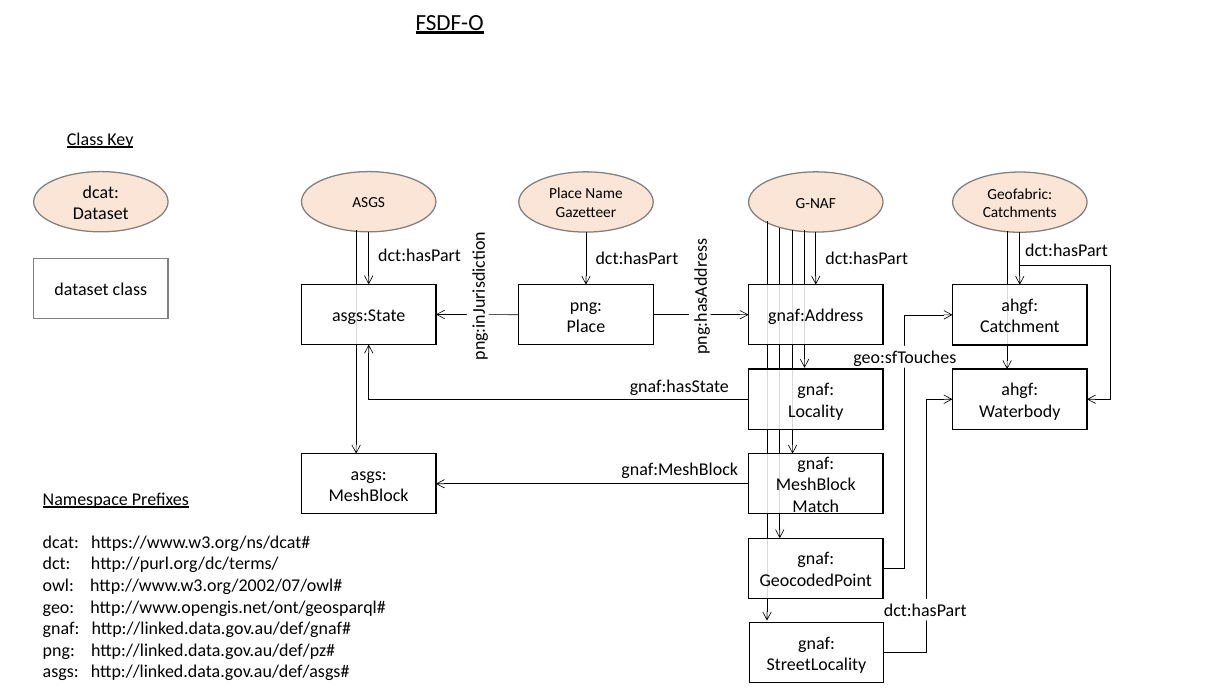
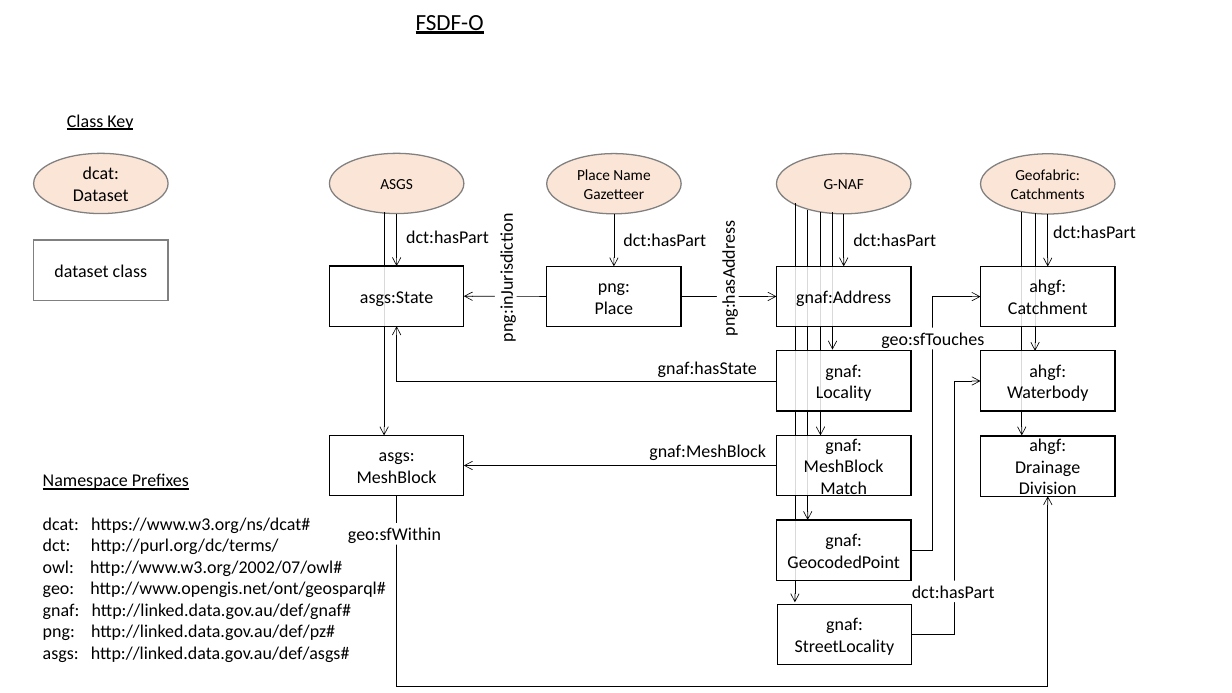
Before and after one commit to GeoscienceAustralia/fsdf-ont, a slide deck: slide 8 of docs/fsdf-ont-images.pptx (slide 7 before the commit). Drawn at 1232x693 pixels with LibreOffice and Linux fonts; fonts in the diff are those of the drawing. Boxes give left, top, right and bottom in pixels: in the first picture for what was removed or moved away, otherwise in the second. Text is boxed around its words. In the diff, an @@ line names an element or a change of style, - is before the commit and + after.

Commit message:
ASGS <-> Geofabric

```diff
--- a/docs/fsdf-ont-images.pptx
+++ b/docs/fsdf-ont-images.pptx
@@ 5 rectangles, 2 elbow arrows, 1 ellipse, 1 arrow: place and size @@
-5 rectangles, 2 elbow arrows, 1 ellipse, 1 arrow at box(369, 172, 953, 683)
+5 rectangles, 2 elbow arrows, 1 ellipse, 1 arrow at box(396, 153, 981, 665)
@@ elbow arrow removed from (1020, 232) to (1087, 399) @@
@@ arrow added from (1022, 212) to (1022, 435), #000000 0.5 pt @@
@@ 11 arrows, 7 rectangles, 6 texts, 3 ellipses, 1 elbow arrow: place and size @@
-11 arrows, 7 rectangles, 6 texts, 3 ellipses, 1 elbow arrow at box(301, 172, 1108, 653)
+11 arrows, 7 rectangles, 6 texts, 3 ellipses, 1 elbow arrow at box(329, 153, 1136, 635)
@@ 1 ellipse, 1 text, 1 rectangle: place and size @@
-1 ellipse, 1 text, 1 rectangle at box(33, 132, 168, 319)
+1 ellipse, 1 text, 1 rectangle at box(33, 114, 168, 300)
@@ 2 texts, 1 arrow: place and size @@
-2 texts, 1 arrow at box(378, 248, 738, 478)
+2 texts, 1 arrow at box(406, 230, 766, 460)
@@ rectangle "ahgf: Waterbody" at box(981, 351, 1116, 411): fill #FFFFFF to #FFFFFF at 85% opacity @@
@@ rectangle added at box(981, 436, 1116, 496), fill #FFFFFF, outline #000000 1 pt, 14 pt, text #000000 @@
+ahgf:
+Drainage
+Division
@@ text "Namespace Prefixes": place and size @@
-text "Namespace Prefixes" at box(43, 535, 385, 680)
+text "Namespace Prefixes" at box(43, 517, 385, 662)
@@ elbow arrow added from (396, 495) to (1048, 496), #000000 0.5 pt @@
@@ text added at box(348, 527, 441, 546), 14 pt, text #000000 @@
+geo:sfWithin
```
Also in this commit, not shown: 1 slide added, 3 other files.
